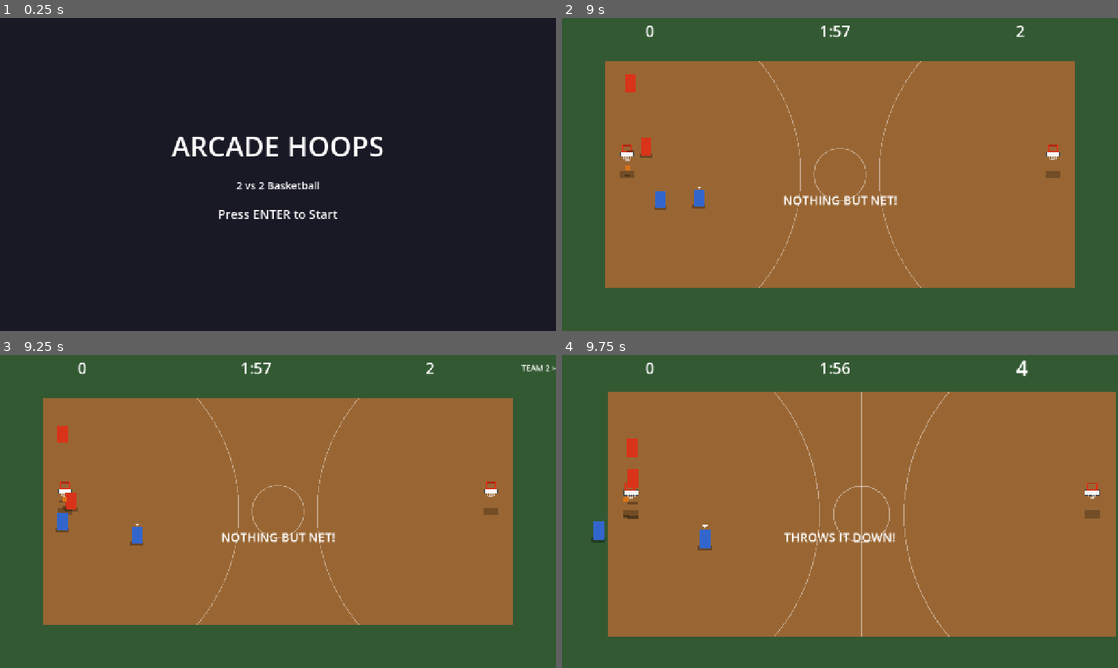
Above: before the commit, frames 1-4 (two rows, left to right).
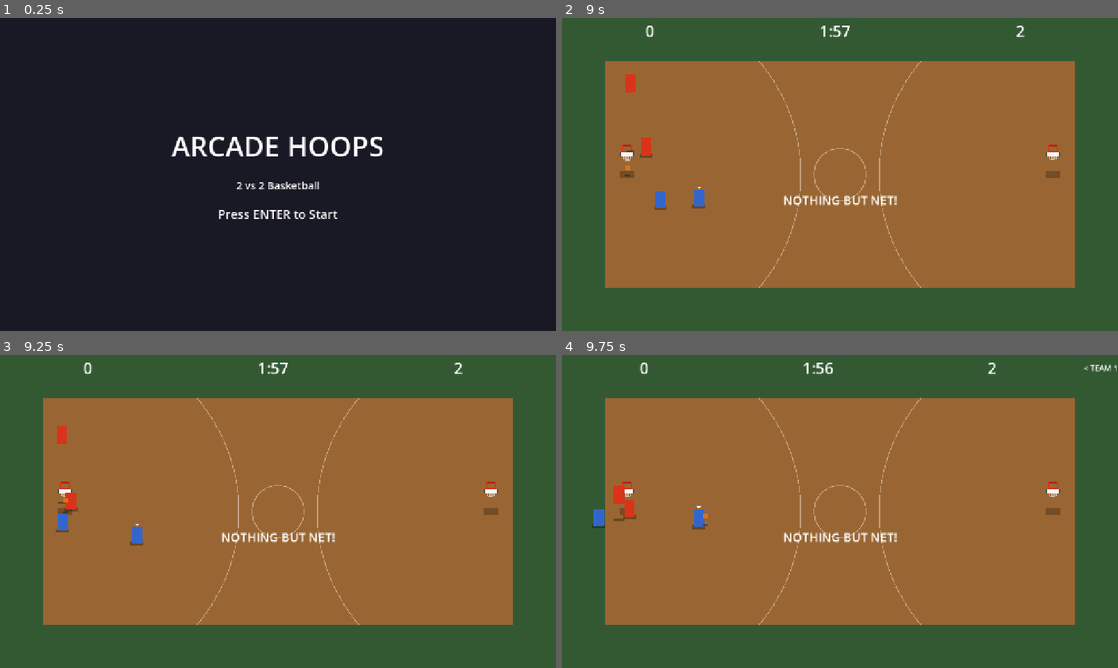
Above: after the commit, the same moments.

Repository: kfiggins/nba-jam-clone
Game: Godot game, scene res://scenes/ui/title_screen.tscn
Same seed, same stepped clock (60 frames per second), same inputs: the game is played once before the commit and once after it.
Inputs (mouse positions are in pixels of both pictures, inside the frame that each line leads up to):
- Up to frame 1 (0.25 s): no input
- Up to frame 2 (9 s): tap Enter (start_game) at 0.5, 2, 5 s; move the mouse to (962, 158) at 0.52 s; hold D (move_right) 0.53-1.25 s; tap Down (p2_move_down) at 0.6 s; click (962, 158) at 0.67 s; drag from (728, 190) to (840, 171) at 1.27 s; move the mouse to (895, 105) at 2.02 s; hold D (move_right) 2.03-2.75 s; tap Right (p2_move_right) at 2.1 s; drag from (812, 237) to (673, 127) at 2.77 s; tap R (restart) at 3.5, 6.5 s; move the mouse to (1006, 221) at 3.52 s; hold A (move_left) 3.53-4.25 s; tap K (pass_ball) at 3.6 s; tap Escape (pause) at 4.15 s; drag from (673, 127) to (840, 171) at 4.27 s; move the mouse to (867, 174) at 5.02 s; hold S (move_down) 5.03-5.75 s; hold Enter (start_game) 5.03-5.75 s; click (867, 174) at 5.17 s; drag from (756, 96) to (728, 190) at 5.77 s; move the mouse to (962, 158) at 6.52 s; hold W (move_up) 6.53-7.25 s; hold Shift 6.53-7.25 s; drag from (728, 190) to (834, 168) at 7.27 s; move the mouse to (895, 105) at 8.02 s; hold S (move_down) 8.03-8.75 s; tap Ctrl at 8.1 s; drag from (812, 237) to (673, 127) at 8.77 s
- Up to frame 3 (9.25 s): no input
- Up to frame 4 (9.75 s): move the mouse to (1006, 558) at 9.52 s; hold W (move_up) from 9.53 s (still down); tap Left (p2_move_left) at 9.6 s; click (1006, 558) at 9.67 s

Frames 1-2 are identical in both runs. In frame 3, 0.4% of the frame differs, in the area x 10-100%, y 2-56%; in frame 4, 14%, in the area x 5-100%, y 1-90%.

Commit message:
Fix possesion change

Diff:
--- a/scenes/ball/states/loose_state.gd
+++ b/scenes/ball/states/loose_state.gd
@@ -18,6 +18,10 @@
 		ball.global_position.x = clampf(ball.global_position.x, bounds.position.x, bounds.end.x)
 		ball.global_position.y = clampf(ball.global_position.y, bounds.position.y, bounds.end.y)
 
+	# No pickup during score pause — wait for possession reset
+	if GameManager.score_pause_timer > 0.0:
+		return null
+
 	# Auto-pickup: nearest player within radius and ball near ground
 	var config := GameConfig.data
 	for node in ball.get_tree().get_nodes_in_group("players"):
